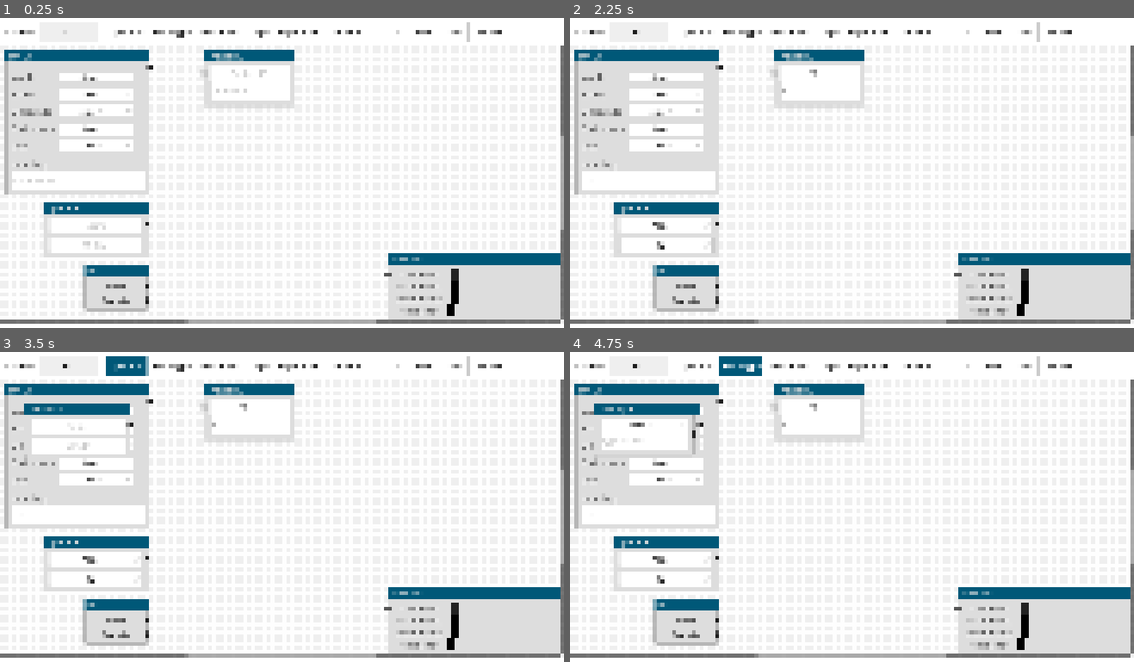
Above: before the commit, frames 1-4 (two rows, left to right).
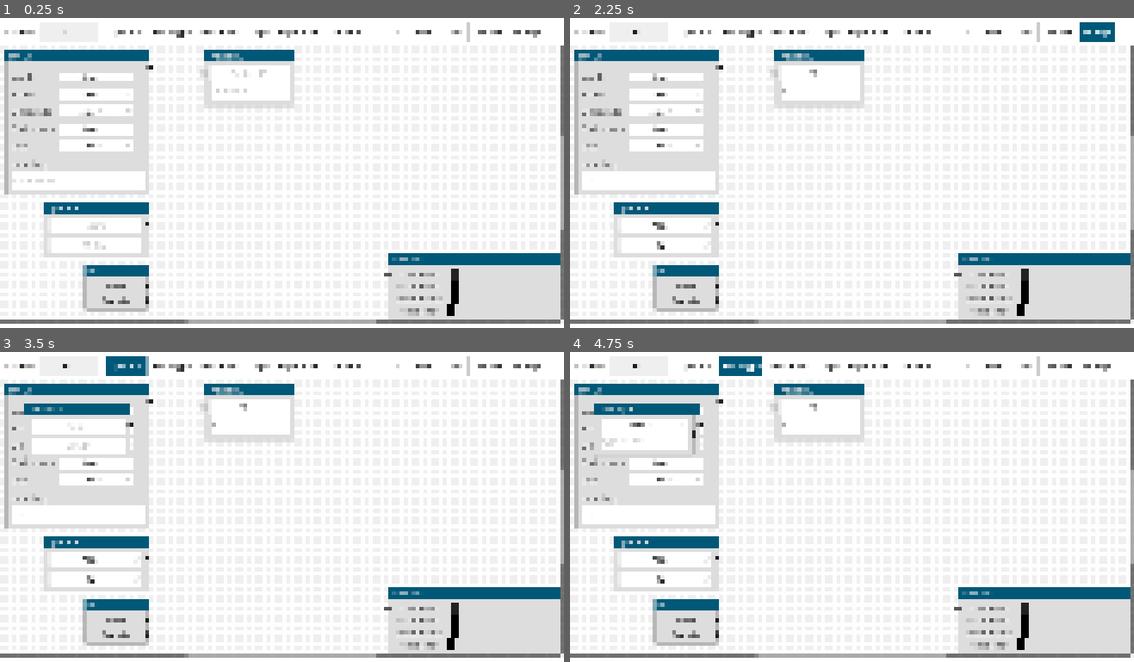
Above: after the commit, the same moments.

Repository: sciple/metadata-app
Game: Godot game, scene res://main.tscn
Same seed, same stepped clock (60 frames per second), same inputs: the game is played once before the commit and once after it.
Inputs (mouse positions are in pixels of both pictures, inside the frame that each line leads up to):
- Up to frame 1 (0.25 s): no input
- Up to frame 2 (2.25 s): click (637, 30) at 0.52 s; type "12" at 0.6 s; click (818, 73) at 0.75 s; type "12" at 0.83 s; click (818, 92) at 0.98 s; type "12" at 1.07 s; click (648, 182) at 1.27 s; type "12" at 1.35 s; click (665, 225) at 1.5 s; type "Alex" at 1.58 s; click (665, 244) at 1.73 s; type "12" at 1.82 s; click (1094, 30) at 2 s, where only the run after the commit has a clickable "Package"
- Up to frame 3 (3.5 s): click "Operator" at 2.75 s
- Up to frame 4 (4.75 s): click (648, 426) at 3.52 s; type "Alex" at 3.6 s; click (648, 445) at 3.75 s; type "12" at 3.83 s; click "Genotype" at 4.25 s

The runs differ from the first frame. In frame 1, less than 0.1% of the frame differs, in the area x 90-96%, y 3-7%; in frame 2, 0.4%, in the area x 90-97%, y 1-8%; in frame 3, less than 0.1%; in frame 4, less than 0.1%.

Commit message:
"package" button

Diff:
--- a/main.tscn
+++ b/main.tscn
@@ -107,6 +107,10 @@
 [node name="export_button" parent="toolbar" instance=ExtResource("2_iovf6")]
 layout_mode = 2
 text = "Export"
+
+[node name="package_button" parent="toolbar" instance=ExtResource("2_iovf6")]
+layout_mode = 2
+text = "Package"
 
 [node name="GraphEdit" type="GraphEdit" parent="."]
 layout_mode = 1
